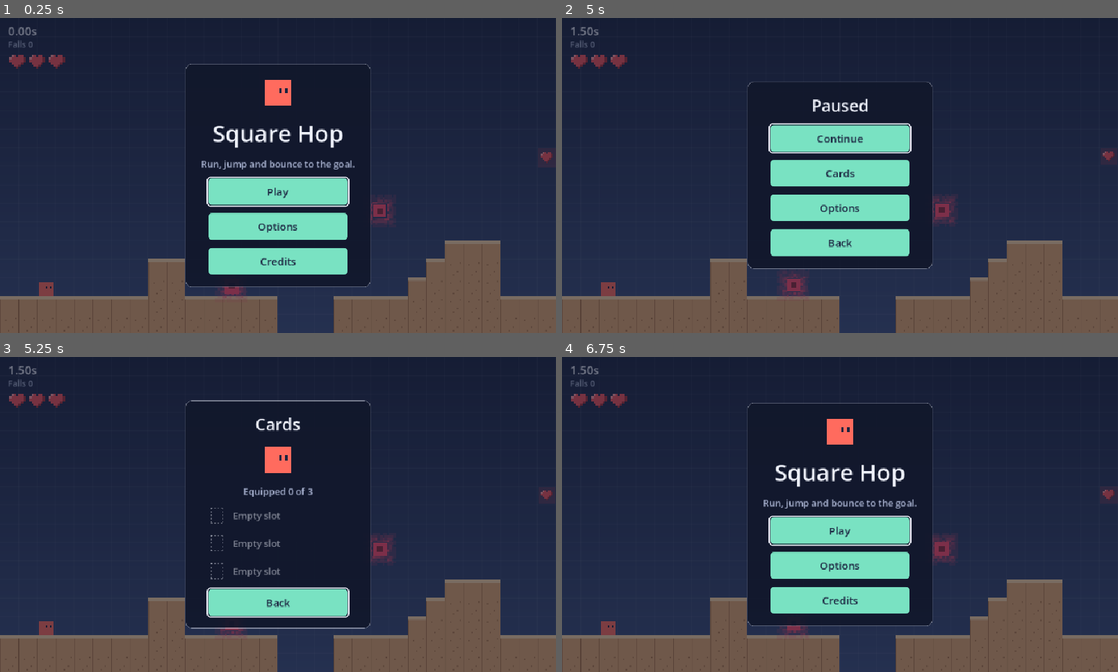
Above: before the commit, frames 1-4 (two rows, left to right).
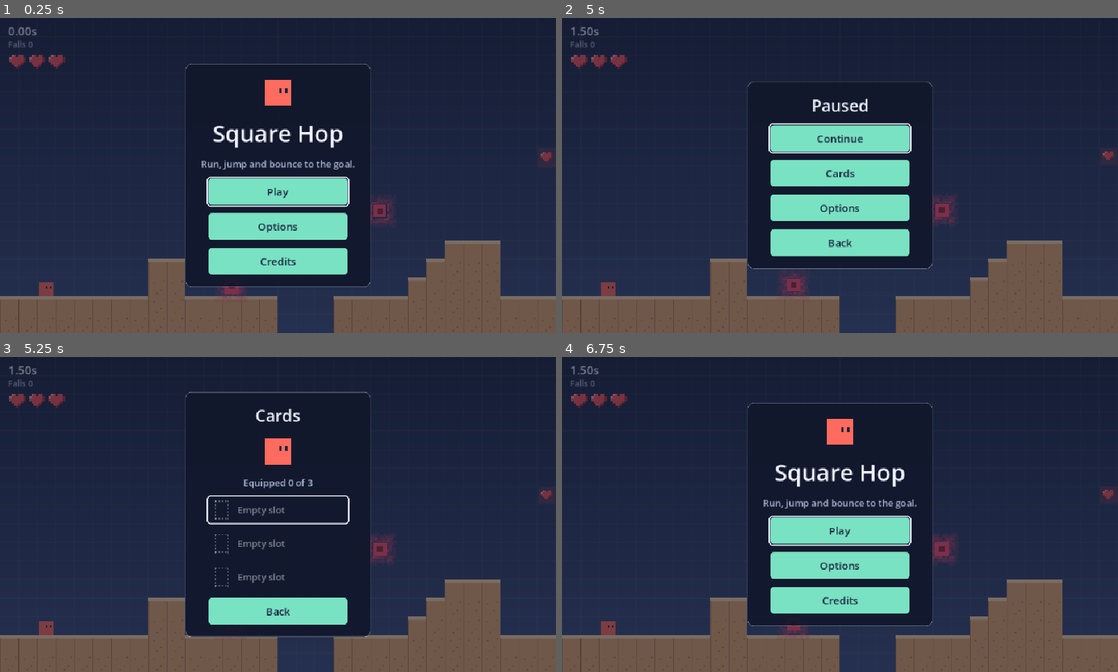
Above: after the commit, the same moments.

Repository: Wut-Lab/Gdtest
Game: Godot game, scene res://scenes/main.tscn
Same seed, same stepped clock (60 frames per second), same inputs: the game is played once before the commit and once after it.
Inputs (mouse positions are in pixels of both pictures, inside the frame that each line leads up to):
- Up to frame 1 (0.25 s): no input
- Up to frame 2 (5 s): click "Play" at 0.5 s; click (923, 295) at 1.27 s; type "12" at 1.35 s; click "Play" at 2 s; click "Tune" at 2.75 s; click "Done" at 3.5 s; click "Pause" at 4.25 s
- Up to frame 3 (5.25 s): click "Cards" at 5 s
- Up to frame 4 (6.75 s): click "Back" at 5.75 s; click "Back" at 6.5 s

Frames 1-2 are identical in both runs. In frame 3, 4.9% of the frame differs, in the area x 33-67%, y 11-89%; in frame 4, nothing differs.

Commit message:
Card design (red attack cards, blue jump cards) and tap-to-view card details in the Cards page
Co-Authored-By: Claude Opus 5.5 <noreply@anthropic.com>
Claude-Session: https://claude.ai/code/session_013BExeNvw9cRKcGMw9Cx8kr

Diff:
--- a/scripts/ability_card.gd
+++ b/scripts/ability_card.gd
@@ -7,8 +7,20 @@
 
 const LETTERS := {"D": "dash", "Q": "pound", "J": "double_jump", "L": "glide"}
 const NAMES := {"dash": "Dash", "pound": "Ground Pound", "double_jump": "Double Jump", "glide": "Glide"}
-const COLORS := {"dash": Color("4da3ff"), "pound": Color("ff9f43"), "double_jump": Color("b388ff"),
-	"glide": Color("ff7eb6")}
+## Card types, color coded: attacks are red, jumps are blue.
+const TYPES := {"dash": "attack", "pound": "attack", "double_jump": "jump", "glide": "jump"}
+const TYPE_NAMES := {"attack": "Attack card", "jump": "Jump card"}
+const TYPE_COLORS := {"attack": Color("e5484d"), "jump": Color("3d7be0")}
+const DESCRIPTIONS := {
+	"dash": "Press Dash (Shift, X or K) for a quick, straight burst the way you're facing. "
+		+ "One dash per jump in the air. Dashing into an up-down spike square breaks it.",
+	"pound": "In the air, press Ground Pound (Down, S or J) to slam straight down. "
+		+ "Pounding onto a spike square breaks it, and you hop off.",
+	"double_jump": "Press jump again in mid-air for one more jump, 75% as high as a full jump. "
+		+ "It recharges when you land.",
+	"glide": "Hold jump while falling to drift down slowly and steer farther across gaps. "
+		+ "Let go to drop normally.",
+}
 const PAPER := Color("eef1fa")
 const EDGE := Color("1b2440")
 
@@ -48,17 +60,40 @@
 func _draw() -> void:
 	var o := Vector2(0, sin(_t * 2.5) * 2.0)
 	var glow := 1.0 + sin(_t * 4.0) * 0.08
-	draw_rect(Rect2(o - Vector2(16, 19) * glow, Vector2(32, 38) * glow), Color(COLORS[ability], 0.22))
+	draw_rect(Rect2(o - Vector2(17, 21) * glow, Vector2(34, 42) * glow), Color(color_of(ability), 0.22))
 	draw_card(self, ability, o)
 
 
-## Draws a card (22×28) centered on o: dark edge, light paper, colored band and the
-## ability's symbol. Shared with the pause menu's Cards page.
-static func draw_card(ci: CanvasItem, ability_name: String, o: Vector2) -> void:
-	var c: Color = COLORS[ability_name]
-	ci.draw_rect(Rect2(o + Vector2(-11, -14), Vector2(22, 28)), EDGE)
-	ci.draw_rect(Rect2(o + Vector2(-9, -12), Vector2(18, 24)), PAPER)
-	ci.draw_rect(Rect2(o + Vector2(-9, -12), Vector2(18, 5)), c)
+static func color_of(ability_name: String) -> Color:
+	return TYPE_COLORS[TYPES[ability_name]]
+
+
+## Draws a card centered on o, 24×32 times scale: a border and thick bottom bar in the card
+## type's color, a white field with the ability's picture, and (big cards) the name in the bar.
+## Shared by the pickups in the level and the pause menu's Cards page.
+static func draw_card(ci: CanvasItem, ability_name: String, o: Vector2, scale := 1.0,
+		show_name := false) -> void:
+	var c := color_of(ability_name)
+	ci.draw_set_transform(o, 0.0, Vector2(scale, scale))
+	ci.draw_rect(Rect2(-12, -16, 24, 32), c)
+	ci.draw_rect(Rect2(-10, -14, 20, 21), PAPER)
+	ci.draw_rect(Rect2(-12, 8, 24, 8), c.darkened(0.15))
+	ci.draw_rect(Rect2(-12, 8, 24, 1), c.darkened(0.35))
+	_draw_symbol(ci, ability_name, Vector2(0, -6), c)
+	ci.draw_set_transform(Vector2.ZERO)
+	if show_name:
+		var font := ThemeDB.fallback_font
+		var text: String = NAMES[ability_name]
+		var fs := int(5.0 * scale)
+		while fs > 6 and font.get_string_size(text, HORIZONTAL_ALIGNMENT_LEFT, -1, fs).x > 21.0 * scale:
+			fs -= 1
+		var w := font.get_string_size(text, HORIZONTAL_ALIGNMENT_LEFT, -1, fs).x
+		var base := o + Vector2(-w / 2.0, 12.0 * scale + fs * 0.35)
+		ci.draw_string(font, base, text, HORIZONTAL_ALIGNMENT_LEFT, -1, fs, PAPER)
+
+
+## The ability's picture, built from 2×2 blocks, centered on o.
+static func _draw_symbol(ci: CanvasItem, ability_name: String, o: Vector2, c: Color) -> void:
 	var b := 2.0   # symbol block size
 	match ability_name:
 		"dash":
--- a/scripts/card_icon.gd
+++ b/scripts/card_icon.gd
@@ -1,28 +1,35 @@
 class_name CardIcon
 extends Control
-## One card slot in a menu: the card when something is equipped, or an empty outline.
+## A card drawn in a menu: the card when something is equipped, or an empty outline.
+## Big cards (card_scale above 1) also show the ability's name in their bottom bar.
 
 var ability := "":
 	set(v):
 		ability = v
 		queue_redraw()
+var card_scale := 1.0:
+	set(v):
+		card_scale = v
+		custom_minimum_size = Vector2(24.0, 32.0) * v + Vector2(6, 6)
+		queue_redraw()
 
 
 func _init() -> void:
-	custom_minimum_size = Vector2(30, 34)
+	mouse_filter = Control.MOUSE_FILTER_IGNORE
+	card_scale = 1.0
 
 
 func _draw() -> void:
 	var c := size / 2.0
 	if ability != "":
-		AbilityCard.draw_card(self, ability, c)
+		AbilityCard.draw_card(self, ability, c, card_scale, card_scale >= 2.5)
 		return
 	# Empty slot: a dashed card outline.
-	var r := Rect2(c - Vector2(11, 14), Vector2(22, 28))
+	var r := Rect2(c - Vector2(12, 16), Vector2(24, 32))
 	var dim := Color(AbilityCard.PAPER, 0.3)
-	for i in range(0, 22, 6):
+	for i in range(0, 24, 6):
 		draw_rect(Rect2(r.position + Vector2(i, 0), Vector2(3, 2)), dim)
-		draw_rect(Rect2(r.position + Vector2(i, 26), Vector2(3, 2)), dim)
-	for i in range(0, 28, 6):
+		draw_rect(Rect2(r.position + Vector2(i, 30), Vector2(3, 2)), dim)
+	for i in range(0, 32, 6):
 		draw_rect(Rect2(r.position + Vector2(0, i), Vector2(2, 3)), dim)
-		draw_rect(Rect2(r.position + Vector2(20, i), Vector2(2, 3)), dim)
+		draw_rect(Rect2(r.position + Vector2(22, i), Vector2(2, 3)), dim)
--- a/scripts/pause_menu.gd
+++ b/scripts/pause_menu.gd
@@ -1,8 +1,9 @@
 class_name PauseMenu
 extends Control
-## The pause menu: one panel with four pages.
+## The pause menu: one panel with five pages.
 ##   Paused:  Continue, Cards, Options, Back (to the main menu)
-##   Cards:   the player and their 0–3 equipped ability cards, Back
+##   Cards:   the player and their 0–3 equipped ability cards (tap one to see it), Back
+##   Card:    one card, large, with what it does, Back
 ##   Options: Sound, Back
 ## The main menu opens the same Options page on its own; Back then closes the menu.
 ##   Sound:   Music Volume, Sound Volume, Sound: On/Off, Back
@@ -28,6 +29,11 @@
 var _preview_square: PlayerPreview
 var _slots: Array[CardIcon] = []
 var _slot_names: Array[Label] = []
+var _slot_buttons: Array[Button] = []
+var _abilities: Array[String] = []
+var _big_card: CardIcon
+var _card_type: Label
+var _card_text: Label
 var _cards_count: Label
 
 
@@ -61,19 +67,44 @@
 	_cards_count.add_theme_color_override("font_color", Color("a9b3d1"))
 	cards.add_child(_cards_count)
 	for i in 3:
+		# Each slot is a flat button: tap it to see the card up close.
+		var slot := Button.new()
+		slot.flat = true
+		slot.custom_minimum_size = Vector2(BUTTON_SIZE.x, 44)
+		slot.size_flags_horizontal = Control.SIZE_SHRINK_CENTER
+		slot.pressed.connect(_open_card.bind(i))
 		var row := HBoxContainer.new()
 		row.add_theme_constant_override("separation", 12)
-		row.custom_minimum_size = Vector2(BUTTON_SIZE.x, 0)
-		row.size_flags_horizontal = Control.SIZE_SHRINK_CENTER
+		row.mouse_filter = Control.MOUSE_FILTER_IGNORE
+		row.set_anchors_and_offsets_preset(Control.PRESET_FULL_RECT)
+		row.offset_left = 8
+		slot.add_child(row)
 		var icon := CardIcon.new()
 		row.add_child(icon)
 		var name_label := Label.new()
 		name_label.size_flags_vertical = Control.SIZE_SHRINK_CENTER
 		row.add_child(name_label)
-		cards.add_child(row)
+		cards.add_child(slot)
 		_slots.append(icon)
 		_slot_names.append(name_label)
+		_slot_buttons.append(slot)
 	_button(cards, "Back", func() -> void: _show("Paused"))
+
+	var card := _page_box("Card")
+	_big_card = CardIcon.new()
+	_big_card.card_scale = 4.0
+	_big_card.size_flags_horizontal = Control.SIZE_SHRINK_CENTER
+	card.add_child(_big_card)
+	_card_type = Label.new()
+	_card_type.horizontal_alignment = HORIZONTAL_ALIGNMENT_CENTER
+	card.add_child(_card_type)
+	_card_text = Label.new()
+	_card_text.autowrap_mode = TextServer.AUTOWRAP_WORD_SMART
+	_card_text.horizontal_alignment = HORIZONTAL_ALIGNMENT_CENTER
+	_card_text.custom_minimum_size = Vector2(280, 0)
+	_card_text.add_theme_color_override("font_color", Color("a9b3d1"))
+	card.add_child(_card_text)
+	_button(card, "Back", func() -> void: _show("Cards"))
 
 	var options := _page_box("Options")
 	_button(options, "Sound", func() -> void: _show("Sound"))
@@ -89,7 +120,7 @@
 	_sound_toggle = _button(sound, "Sound: On", _toggle_sound)
 	_button(sound, "Back", func() -> void: _show("Options"))
 
-	for page in [paused, cards, options, sound]:
+	for page in [paused, cards, card, options, sound]:
 		panel.add_child(page)   # only the open page is visible, and the panel fits it
 
 	_music_slider.value_changed.connect(func(v: float) -> void:
@@ -132,6 +163,20 @@
 		_slots[i].ability = a
 		_slot_names[i].text = AbilityCard.NAMES[a] if a != "" else "Empty slot"
 		_slot_names[i].modulate.a = 1.0 if a != "" else 0.5
+		_slot_buttons[i].disabled = a == ""
+	_abilities = abilities.duplicate()
+
+
+func _open_card(i: int) -> void:
+	if i >= _abilities.size():
+		return
+	var a := _abilities[i]
+	_big_card.ability = a
+	var type_name: String = AbilityCard.TYPES[a]
+	_card_type.text = AbilityCard.TYPE_NAMES[type_name]
+	_card_type.add_theme_color_override("font_color", AbilityCard.TYPE_COLORS[type_name].lightened(0.25))
+	_card_text.text = AbilityCard.DESCRIPTIONS[a]
+	_show("Card")
 
 
 func _options_back() -> void:
@@ -151,6 +196,7 @@
 			"Sound": _show("Options")
 			"Options": _options_back()
 			"Cards": _show("Paused")
+			"Card": _show("Cards")
 			_: continue_pressed.emit()
 
 
